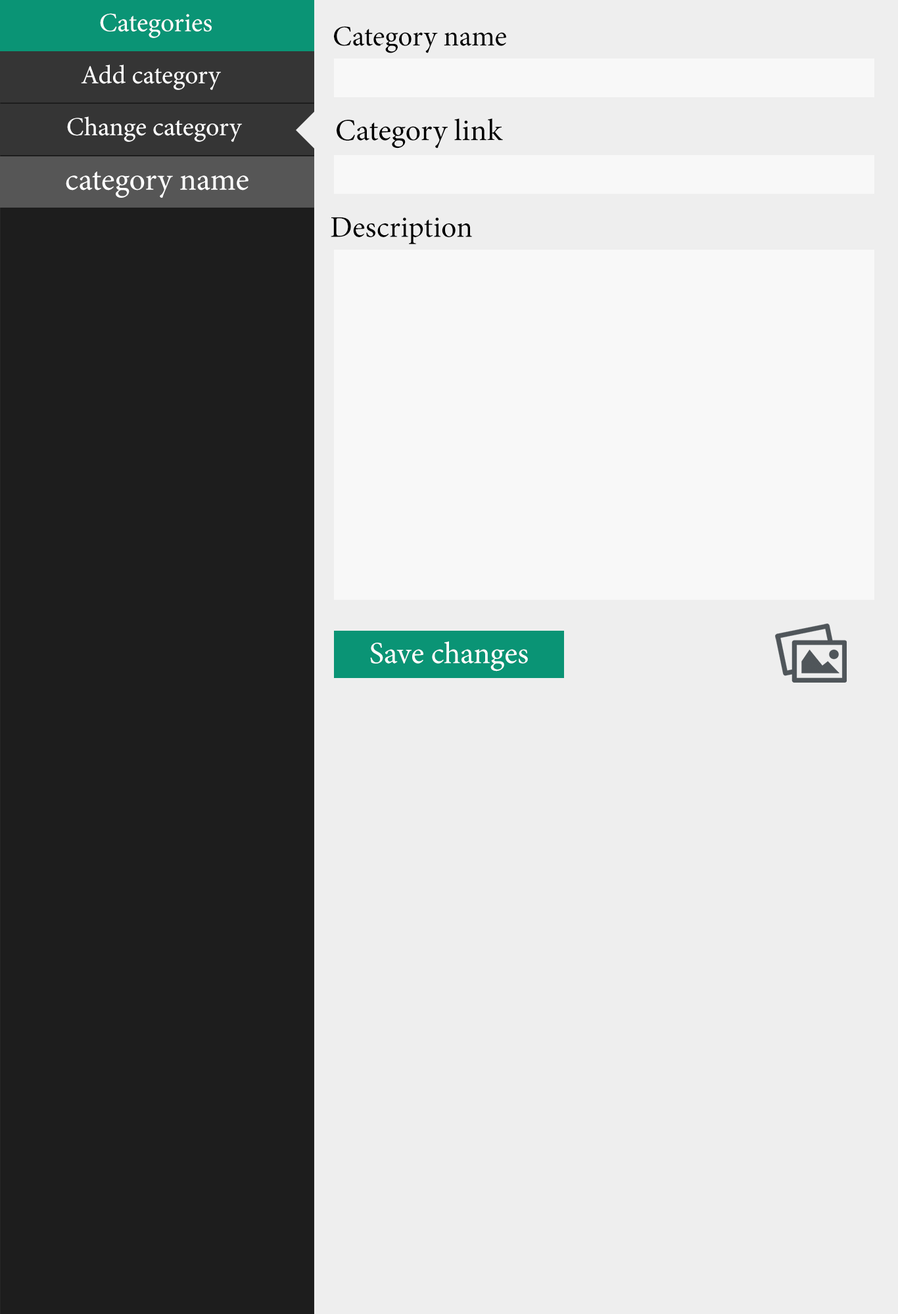
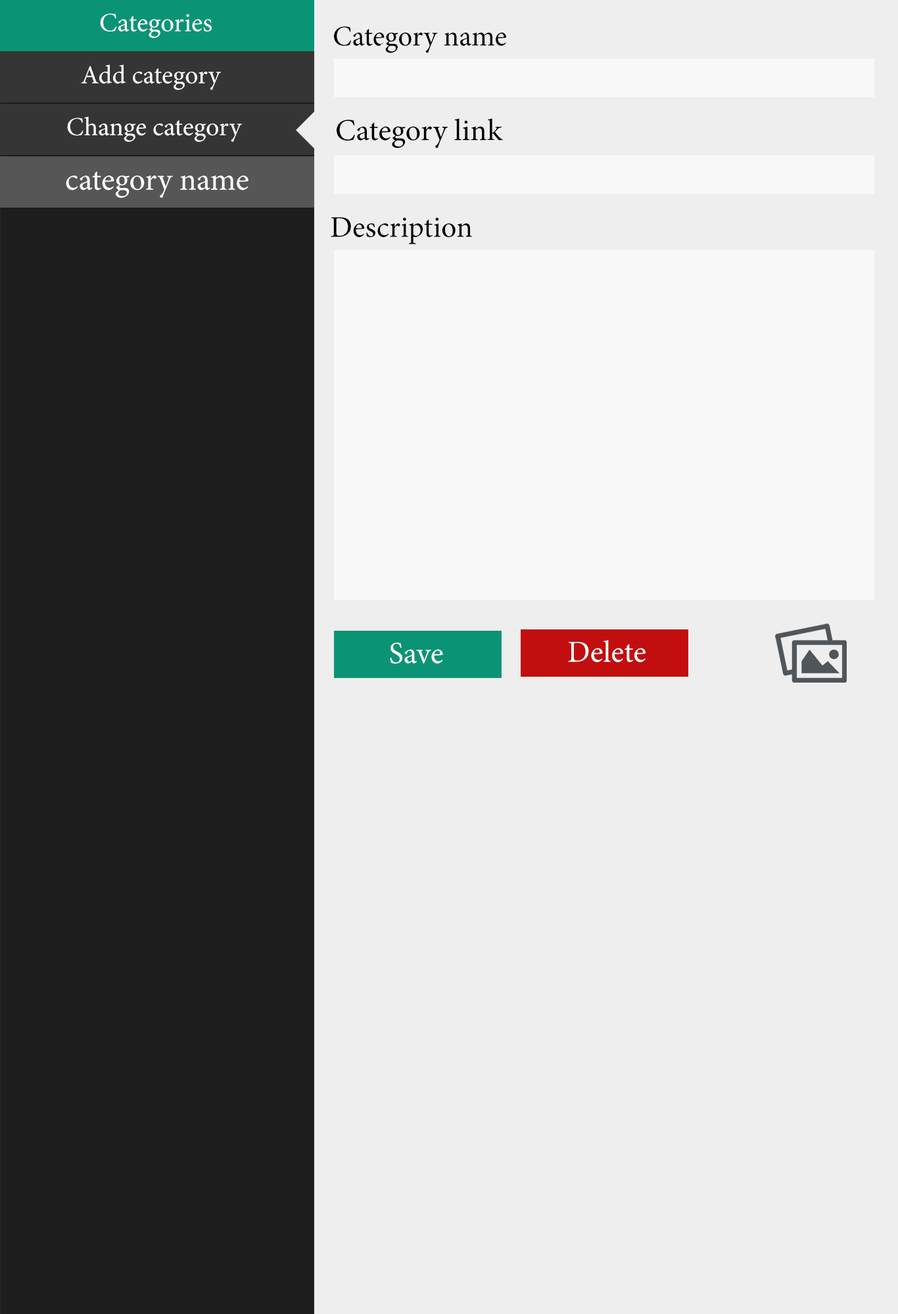
The second 898 x 1314 image is a revision of the first. Changes to its layers:
added layer "Delete" in group "change" over [567, 639, 646, 663]
added layer "delete button" in group "change" over [520, 629, 688, 677]
renamed "Save changes" to "Save", painted on it over [369, 641, 528, 672]
renamed "add button" to "save button", painted on it over [333, 630, 564, 679]
